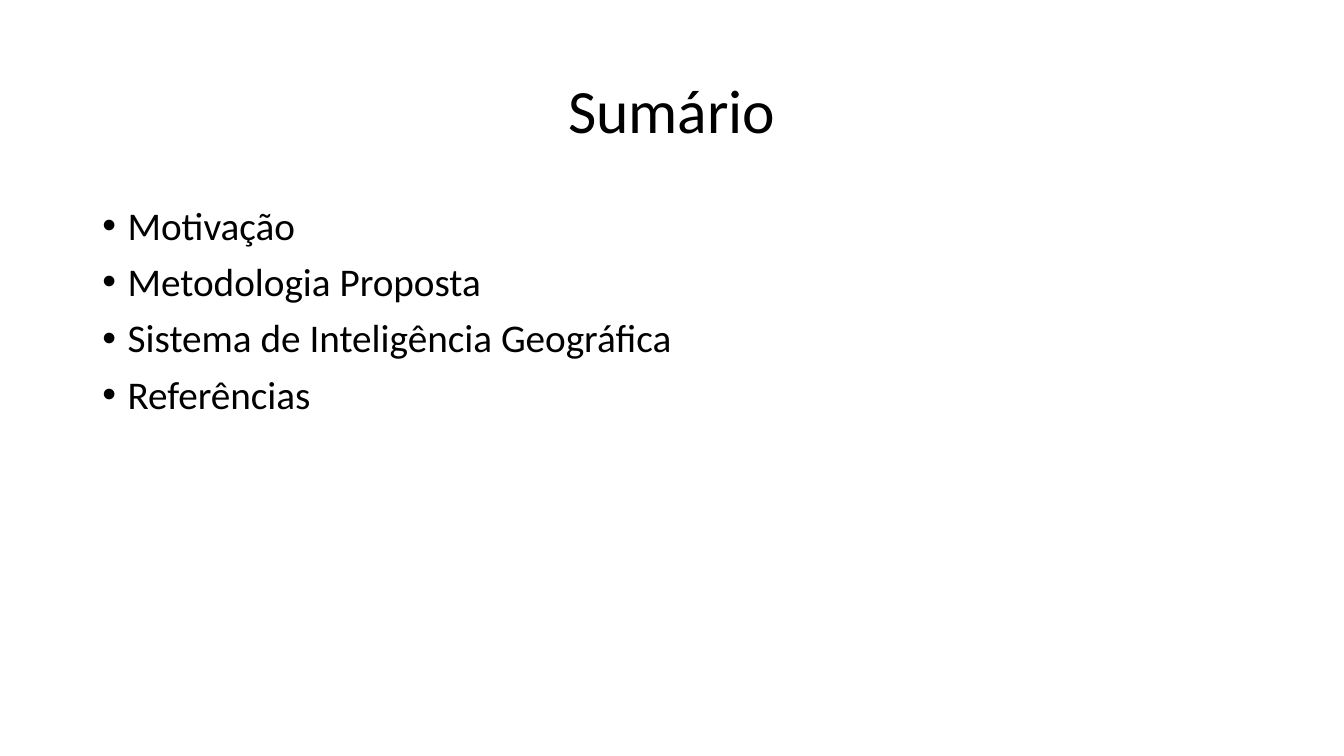
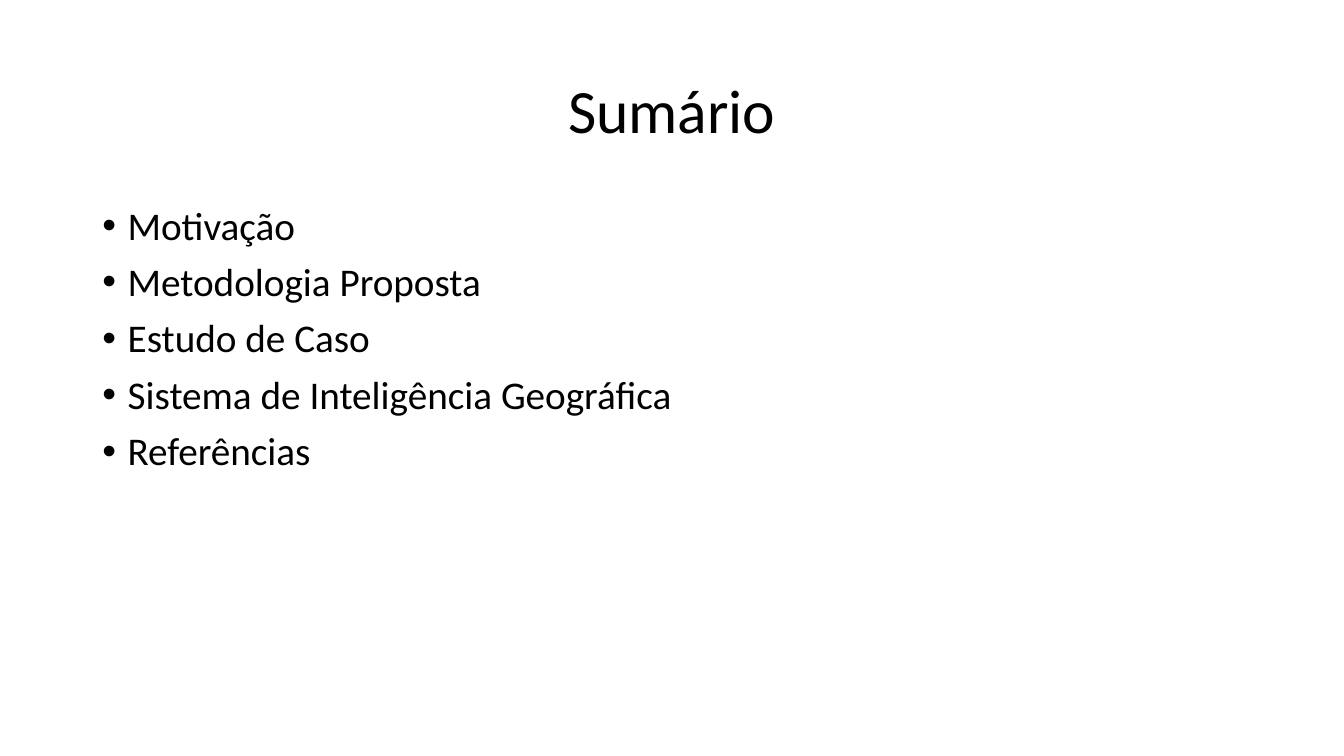
Before and after one commit to TavaresCarlos/TerrainIntelGIS, a slide deck: slide 2 of escrita/seminários/apresentacao.pptx. Drawn at 1344x756 pixels with LibreOffice and Linux fonts; fonts in the diff are those of the drawing. Boxes give left, top, right and bottom in pixels: in the first picture for what was removed or moved away, otherwise in the second. Text is boxed around its words. In the diff, an @@ line names an element or a change of style, - is before the commit and + after.

```diff
--- a/escrita/seminários/apresentacao.pptx
+++ b/escrita/seminários/apresentacao.pptx
@@ text at <box>128,324,370,353</box>: paragraph added @@
+• Estudo de Caso
```
Also in this commit, not shown: 2 other slides changed, 1 slide added, 7 other files.
